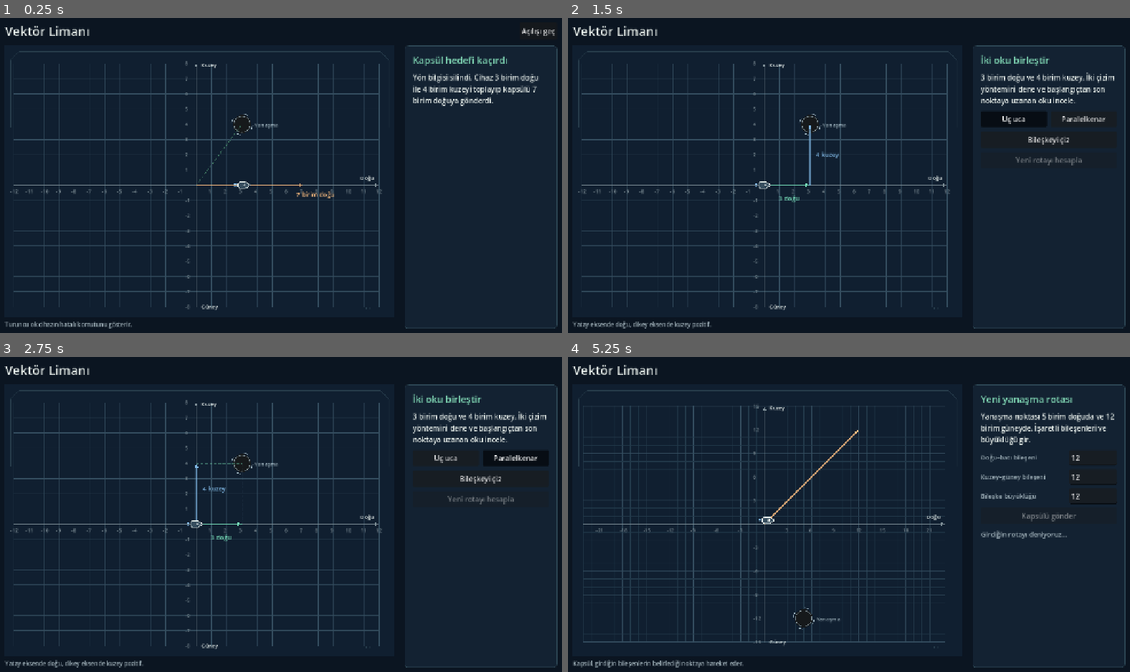
Above: before the commit, frames 1-4 (two rows, left to right).
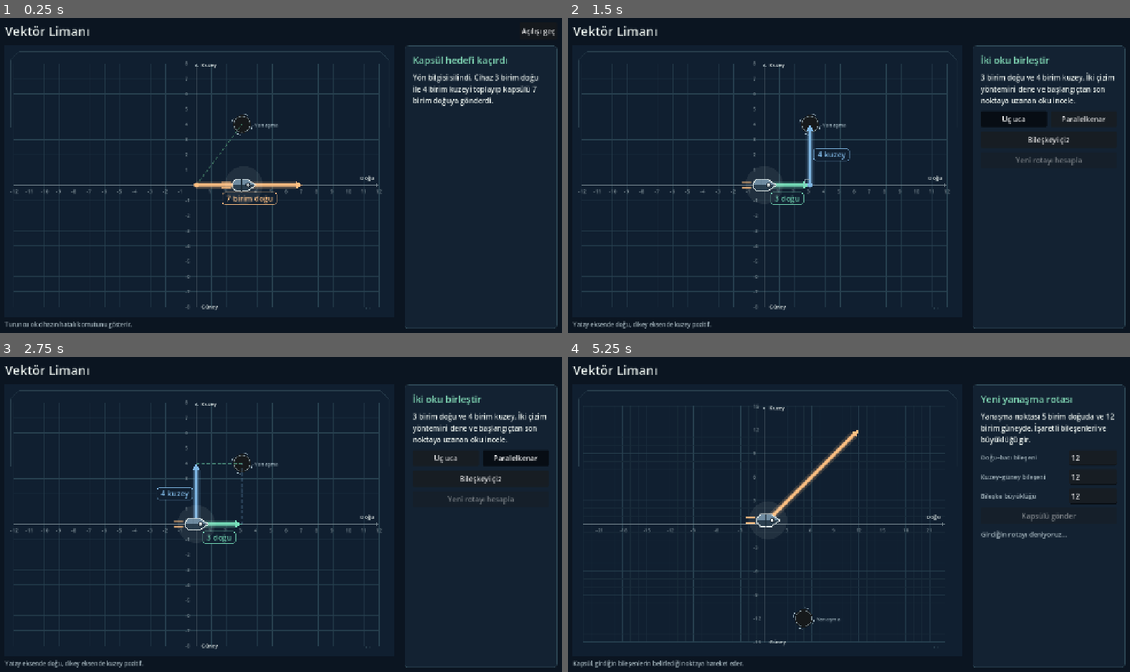
Above: after the commit, the same moments.

Repository: yasinkaya701/glitch-academy
Game: Godot game, scene res://stations/vectors/mission.tscn
Same seed, same stepped clock (60 frames per second), same inputs: the game is played once before the commit and once after it. This scene is started directly instead of the project's main scene.
Inputs (mouse positions are in pixels of both pictures, inside the frame that each line leads up to):
- Up to frame 1 (0.25 s): no input
- Up to frame 2 (1.5 s): click "Açılışı geç" at 0.5 s; click "Uç uca" at 1.25 s
- Up to frame 3 (2.75 s): click "Paralelkenar" at 2 s
- Up to frame 4 (5.25 s): click "Bileşkeyi çiz" at 2.75 s; click "Yeni rotayı hesapla" at 3.5 s; click (1090, 457) at 4.27 s; type "12" at 4.35 s; click (1090, 476) at 4.5 s; type "12" at 4.58 s; click (1090, 495) at 4.73 s; type "12" at 4.82 s; click "Kapsülü gönder" at 5 s

The runs differ from the first frame. In frame 1, 0.8% of the frame differs, in the area x 34-68%, y 14-60%; in frame 2, 0.7%; in frame 3, 0.8%, in the area x 27-68%, y 14-60%; in frame 4, 0.7%.

Commit message:
Add art direction, request channel and redraw vector arrows
Co-Authored-By: Claude Sonnet 5.5 <noreply@anthropic.com>

Diff:
--- a/stations/vectors/route_plot.gd
+++ b/stations/vectors/route_plot.gd
@@ -5,8 +5,8 @@
 const JADE := Color("#77dfba")
 const SKY := Color("#80b8e5")
 const GOLD := Color("#ffc082")
-const GRID := Color("#22394a")
-const GRID_MAJOR := Color("#344d5f")
+const GRID := Color("#182a39")
+const GRID_MAJOR := Color("#27404f")
 const BACK := Color("#101f30")
 
 var route_stage := 0
@@ -45,28 +45,30 @@
 
 	if route_stage == 0:
 		_dashed(start, end, JADE.darkened(0.49))
-		_arrow(start, _point(Vector2(7, 0)), GOLD, 2.6)
-		_label(_point(Vector2(7, 0)) + Vector2(-15, 26), "7 birim doğu", GOLD)
+		_arrow(start, _point(Vector2(7, 0)), GOLD, 3.0)
+		_chip(_point(Vector2(3.5, 0)) + Vector2(0, 30), "7 birim doğu", GOLD)
 	elif inspecting:
 		if method == 0:
 			_arrow(start, _point(east), JADE, 3.0)
 			_arrow(_point(east), end, SKY, 3.0)
-			_label(_point(east * 0.48) + Vector2(-17, 35), "3 doğu", JADE)
-			_label(_point(Vector2(3, 2)) + Vector2(13, 5), "4 kuzey", SKY)
+			_right_angle(_point(east), Vector2(-1, 0), Vector2(0, -1), MUTED)
+			_chip(_point(east * 0.5) + Vector2(0, 30), "3 doğu", JADE)
+			_chip(_point(Vector2(3, 2)) + Vector2(48, 0), "4 kuzey", SKY)
 		else:
 			var north := Vector2(0, target.y)
 			_arrow(start, _point(east), JADE, 3.0)
 			_arrow(start, _point(north), SKY, 3.0)
 			_dashed(_point(east), end, SKY.darkened(0.19))
 			_dashed(_point(north), end, JADE.darkened(0.19))
-			_label(_point(east * 0.48) + Vector2(-17, 35), "3 doğu", JADE)
-			_label(_point(north * 0.50) + Vector2(14, -6), "4 kuzey", SKY)
+			_chip(_point(east * 0.5) + Vector2(0, 30), "3 doğu", JADE)
+			_chip(_point(north * 0.5) + Vector2(-48, 0), "4 kuzey", SKY)
 		if route_draw > 0.0:
-			_arrow(start, _point(target * route_draw), GOLD, 3.0)
+			_arrow(start, _point(target * route_draw), GOLD, 3.4)
 		if revealed:
-			_label(end + Vector2(15, -11), "(3, 4)", GOLD)
+			_chip(_point(target * 0.5) + Vector2(-44, -14), "5 birim", GOLD)
+			_chip(end + Vector2(46, -22), "(3, 4)", GOLD)
 	elif attempted:
-		_arrow(start, _point(attempt), JADE if docked else GOLD, 2.4)
+		_arrow(start, _point(attempt), JADE if docked else GOLD, 3.2)
 
 	_draw_capsule(_point(capsule), docked)
 
@@ -122,17 +124,31 @@
 
 func _draw_capsule(center: Vector2, active: bool) -> void:
 	var color := JADE if active else INK
+	var k := 1.9
 	var body := PackedVector2Array([
-		center + Vector2(14, 0), center + Vector2(4, -7), center + Vector2(-9, -7),
-		center + Vector2(-13, -3), center + Vector2(-13, 3), center + Vector2(-9, 7),
-		center + Vector2(4, 7)
+		center + Vector2(14, 0) * k, center + Vector2(4, -7) * k, center + Vector2(-9, -7) * k,
+		center + Vector2(-13, -3) * k, center + Vector2(-13, 3) * k, center + Vector2(-9, 7) * k,
+		center + Vector2(4, 7) * k
 	])
-	draw_colored_polygon(body, Color("#364d5e"))
+	draw_circle(center, 22.0 * k, Color(color, 0.08), true, -1.0, true)
+	draw_colored_polygon(body, Color("#4a6477"))
+	# Üst yarı aydınlık, alt yarı gölge: gövdeye hacim verir.
+	draw_colored_polygon(PackedVector2Array([
+		center + Vector2(14, 0) * k, center + Vector2(4, -7) * k, center + Vector2(-9, -7) * k,
+		center + Vector2(-13, -3) * k, center + Vector2(-13, 0) * k,
+	]), Color("#6f8ba0"))
+	draw_colored_polygon(PackedVector2Array([
+		center + Vector2(-13, 0) * k, center + Vector2(-13, 3) * k, center + Vector2(-9, 7) * k,
+		center + Vector2(4, 7) * k, center + Vector2(14, 0) * k,
+	]), Color("#2b3f4f"))
 	body.append(body[0])
-	draw_polyline(body, color, 1.5, true)
-	draw_circle(center + Vector2(2, 0), 2.0, color, true, -1.0, true)
-	draw_line(center + Vector2(-16, -2), center + Vector2(-21, -2), SKY, 1.4, true)
-	draw_line(center + Vector2(-16, 2), center + Vector2(-21, 2), SKY, 1.4, true)
+	draw_polyline(body, color, 1.8, true)
+	draw_line(center + Vector2(-3, -7) * k, center + Vector2(-3, 7) * k, Color("#1b2a36"), 1.4, true)
+	draw_circle(center + Vector2(5, 0) * k, 2.6 * k, Color("#0c1520"), true, -1.0, true)
+	draw_circle(center + Vector2(5, 0) * k, 1.5 * k, color, true, -1.0, true)
+	for side in [-1.0, 1.0]:
+		draw_line(center + Vector2(-16, 3.2 * side) * k, center + Vector2(-26, 3.2 * side) * k, Color(GOLD, 0.35), 5.0, true)
+		draw_line(center + Vector2(-16, 3.2 * side) * k, center + Vector2(-26, 3.2 * side) * k, GOLD, 1.8, true)
 
 
 func _point(point: Vector2) -> Vector2:
@@ -142,20 +158,47 @@
 func _arrow(start: Vector2, end: Vector2, color: Color, width: float) -> void:
 	if start.distance_squared_to(end) < 4.0:
 		return
+	var thin := width < 2.0
+	var line_width := width if thin else width * 1.7
 	var direction := (end - start).normalized()
-	var head_length := minf(9.0, start.distance_to(end) * 0.30)
-	var base := end - direction * head_length
-	draw_line(start, base, color, width, true)
-	var normal := direction.orthogonal() * head_length * 0.42
+	var head_length := minf(8.0 if thin else 18.0, start.distance_to(end) * 0.45)
+	var base := end - direction * head_length * 0.85
+	if not thin:
+		draw_line(start, base, Color(color, 0.16), line_width * 3.4, true)
+		draw_line(start, base, Color(color, 0.30), line_width * 1.9, true)
+	draw_line(start, base, color, line_width, true)
+	var normal := direction.orthogonal() * head_length * 0.46
 	draw_colored_polygon(PackedVector2Array([end, base + normal, base - normal]), color)
+	if not thin:
+		draw_circle(start, line_width * 0.95, color, true, -1.0, true)
 
 
 func _dashed(start: Vector2, end: Vector2, color: Color) -> void:
 	var distance := start.distance_to(end)
 	var direction := start.direction_to(end)
-	for offset in range(0, int(distance), 10):
-		draw_line(start + direction * offset, start + direction * minf(offset + 5, distance), color, 1.5, true)
+	for offset in range(0, int(distance), 12):
+		draw_line(start + direction * offset, start + direction * minf(offset + 6, distance), color, 1.8, true)
 
 
 func _label(position: Vector2, value: String, color: Color, font_size: int = 14) -> void:
 	draw_string(ThemeDB.fallback_font, position, value, HORIZONTAL_ALIGNMENT_LEFT, -1.0, font_size, color)
+
+
+## Değer etiketi: koyu zeminli, renkli kenarlı kutucuk. `center` kutunun merkezidir.
+func _chip(center: Vector2, value: String, color: Color) -> void:
+	var font := ThemeDB.fallback_font
+	var text_size := font.get_string_size(value, HORIZONTAL_ALIGNMENT_LEFT, -1.0, 17)
+	var box := StyleBoxFlat.new()
+	box.bg_color = Color(BACK, 0.94)
+	box.border_color = color
+	box.set_border_width_all(1)
+	box.set_corner_radius_all(5)
+	var rect := Rect2(center - Vector2(text_size.x * 0.5 + 9.0, 14.0), Vector2(text_size.x + 18.0, 28.0))
+	draw_style_box(box, rect)
+	draw_string(font, Vector2(rect.position.x + 9.0, rect.position.y + 20.0), value, HORIZONTAL_ALIGNMENT_LEFT, -1.0, 17, color)
+
+
+func _right_angle(corner: Vector2, along: Vector2, up: Vector2, color: Color) -> void:
+	var a := corner + along.normalized() * 12.0
+	var c := corner + up.normalized() * 12.0
+	draw_polyline(PackedVector2Array([a, a + (c - corner), c]), color, 1.6, true)
Not shown, added: docs/ART_DIRECTION.md
Not shown, added: docs/requests/001-ui-kit.md
Not shown, added: docs/requests/002-vectors-harbor.md
